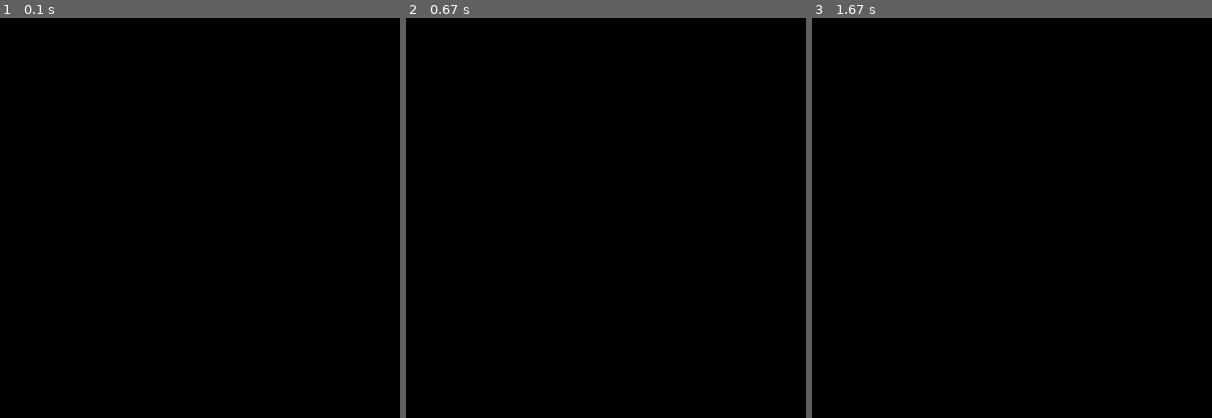
Above: before the commit, frames 1-3 (left to right).
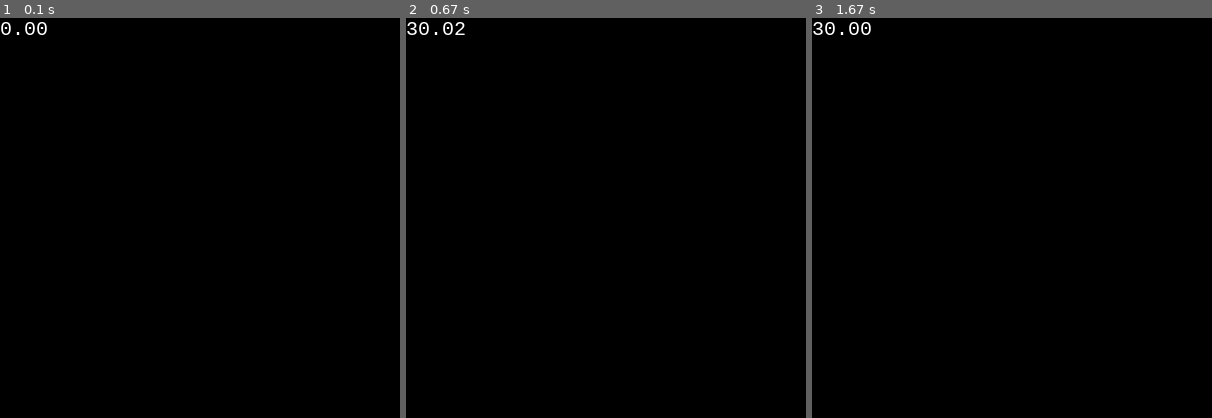
Above: after the commit, the same moments.

Repository: hitbox/scratch
Game: pygame game, started from pygame/notifications.py
The game is run twice, just before and just after one commit, with the same random seed, the same clock (stepped at 60 frames per second) and the same inputs.
Inputs:
- Up to frame 1 (0.1 s): no input
- Up to frame 2 (0.67 s): hold Right from 0.33 s (still down)
- Up to frame 3 (1.67 s): release Right at 0.8 s; hold Up 0.88-1.18 s; tap Space at 0.95, 1.28, 1.58 s; hold Right from 1.22 s (still down)
The pictures show only the part of the screen within x 0-50%, y 0-50%; the shares and areas given below are measured in that part.

The runs differ from the first frame. In frame 1, 0.2% of the frame differs, in the area x 0-12%, y 1-5%; in frame 2, 0.2%; in frame 3, 0.2%, in the area x 0-15%, y 1-5%.

Commit message:
pygame/notifications.py
- display frames per second
- more pygamelib

Diff:
--- a/pygame/notifications.py
+++ b/pygame/notifications.py
@@ -219,7 +219,7 @@
     ):
         self.screen = screen
         self.window = self.screen.get_rect()
-        self.font = pygame.font.SysFont('monospace', 20)
+        self.font = pygamelib.monospace_font(20)
         self.clock = pygame.time.Clock()
         self.frames_per_second = frames_per_second
         self.sprites = pygame.sprite.Group()
@@ -265,6 +265,8 @@
     def draw(self):
         self.screen.fill('black')
         self.sprites_renderer.draw(self.screen, self.sprites)
+        image = self.font.render(f'{self.clock.get_fps():.2f}', True, 'white', 'black')
+        self.screen.blit(image, (0,0))
         pygame.display.flip()
 
 
